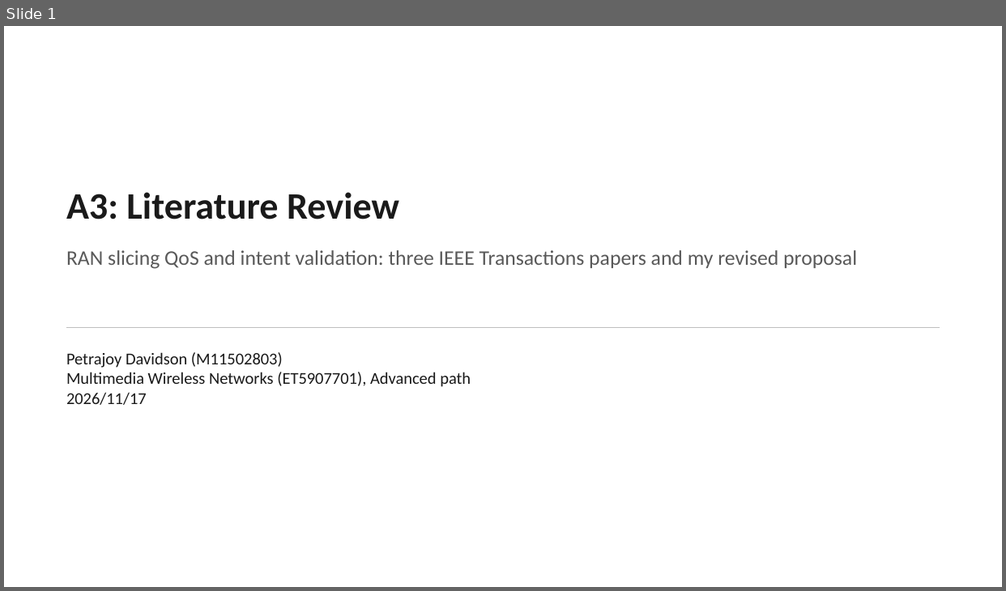
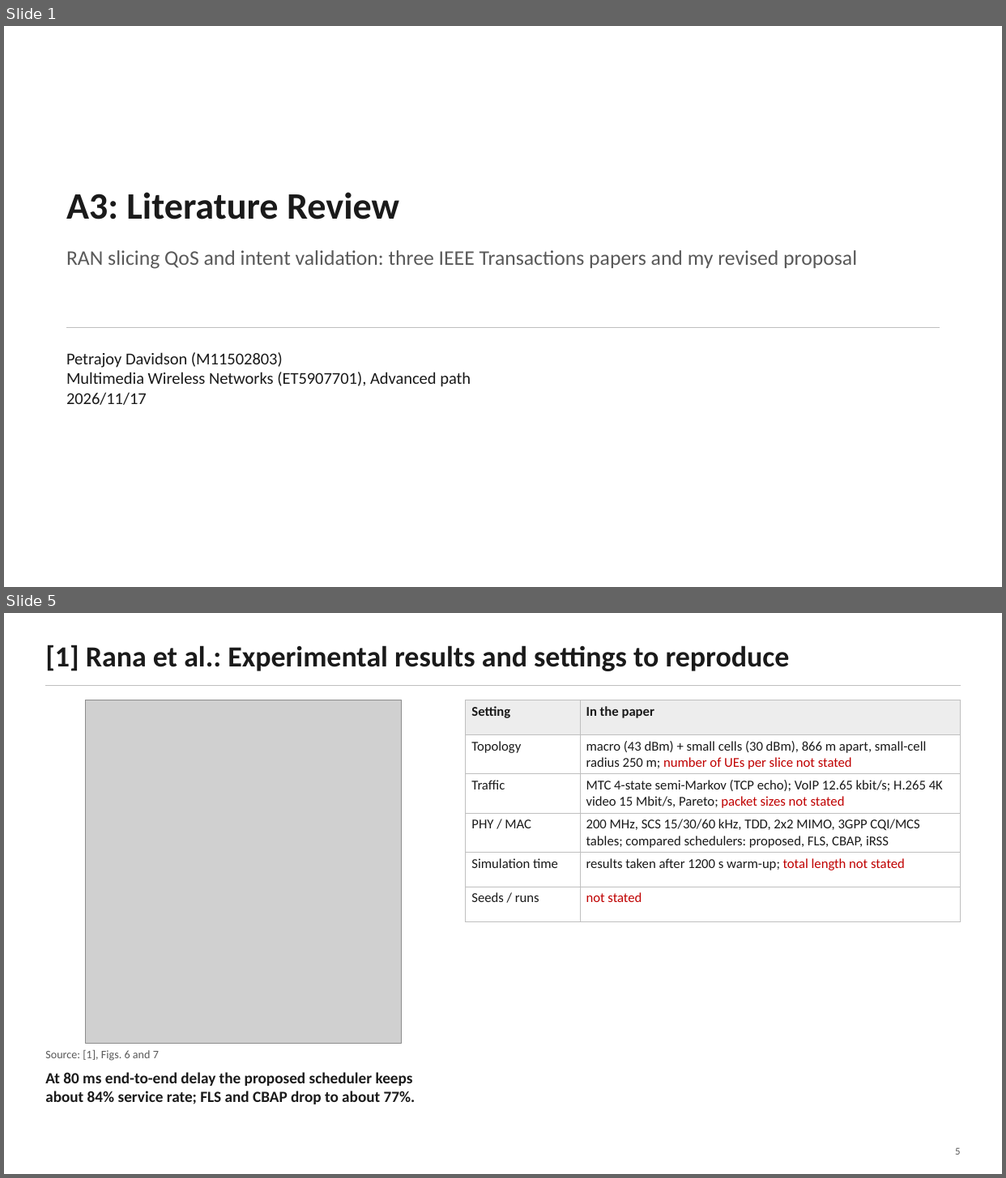
Before and after one commit to petrajoyd/MWN-2026-M11502803-Petrajoy-Davidson, a slide deck: A3-literature-review/presentation/A3-literature-review.pptx. Shown one above the other, each under a label of ours: slide 1 before the commit, slides 1 and 5 after it; the slides between them are not shown. The pictures are 1006x591 and 1006x1178 pixels, drawn with LibreOffice and Linux fonts; fonts in the diff are those of the drawing; grey boxes stand for pictures. Boxes give left, top, right and bottom in pixels: in the first picture for what was removed or moved away, otherwise in the second. Text is boxed around its words. In the diff, an @@ line names an element or a change of style, - is before the commit and + after.

```diff
--- a/A3-literature-review/presentation/A3-literature-review.pptx
+++ b/A3-literature-review/presentation/A3-literature-review.pptx
@@ slide 5 added at [4, 613, 1002, 1174], background #FFFFFF @@
@@ text added at [45, 645, 790, 671], 28 pt, text #1A1A1A, bold @@
+[1] Rana et al.: Experimental results and settings to reproduce
@@ line added from (46, 686) to (961, 686), #BFBFBF 1 pt @@
@@ picture added at [85, 700, 401, 1043] @@
@@ table added at [466, 700, 961, 909], 6 rows, 2 columns @@
+Setting | In the paper
+Topology | macro (43 dBm) + small cells (30 dBm), 866 m apart, small-cell radius 250 m; number of UEs per slice not stated
+Traffic | MTC 4-state semi-Markov (TCP echo); VoIP 12.65 kbit/s; H.265 4K video 15 Mbit/s, Pareto; packet sizes not stated
+PHY / MAC | 200 MHz, SCS 15/30/60 kHz, TDD, 2x2 MIMO, 3GPP CQI/MCS tables; compared schedulers: proposed, FLS, CBAP, iRSS
+Simulation time | results taken after 1200 s warm-up; total length not stated
+Seeds / runs | not stated
@@ text added at [45, 1050, 159, 1061], 11 pt, text #595959 @@
+Source: [1], Figs. 6 and 7
@@ text added at [45, 1072, 415, 1105], 15 pt, text #1A1A1A, bold @@
+At 80 ms end-to-end delay the proposed scheduler keeps about 84% service rate; FLS and CBAP drop to about 77%.
@@ text added at [955, 1148, 960, 1155], 10 pt, text #595959 @@
+5
```
Also in this commit, not shown: 4 slides changed, 7 other slides added, 7 slides removed, 8 other files.
